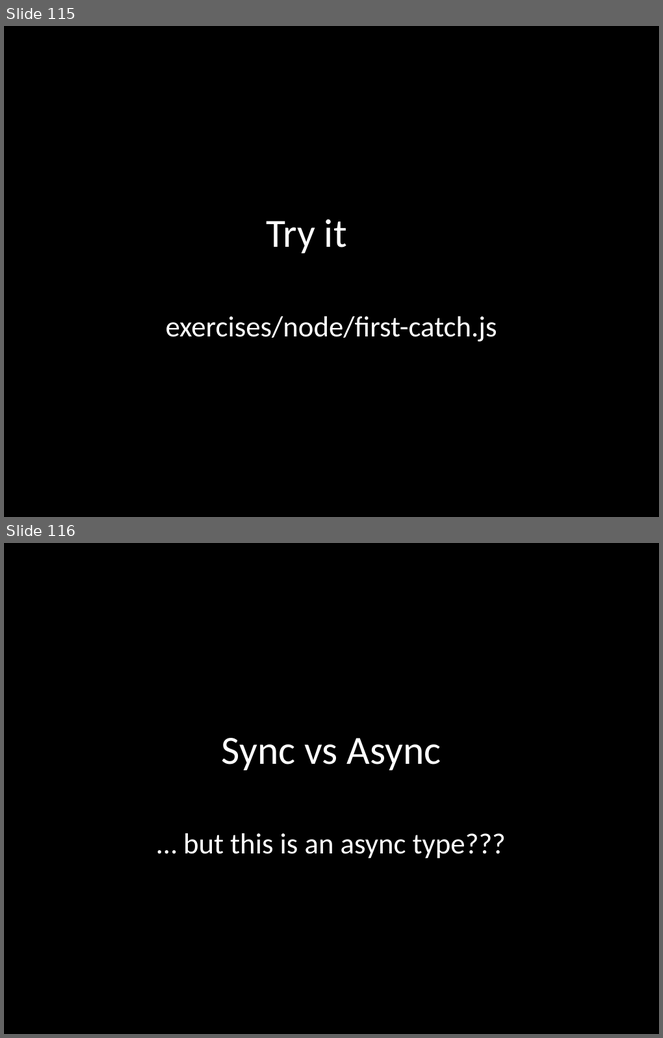
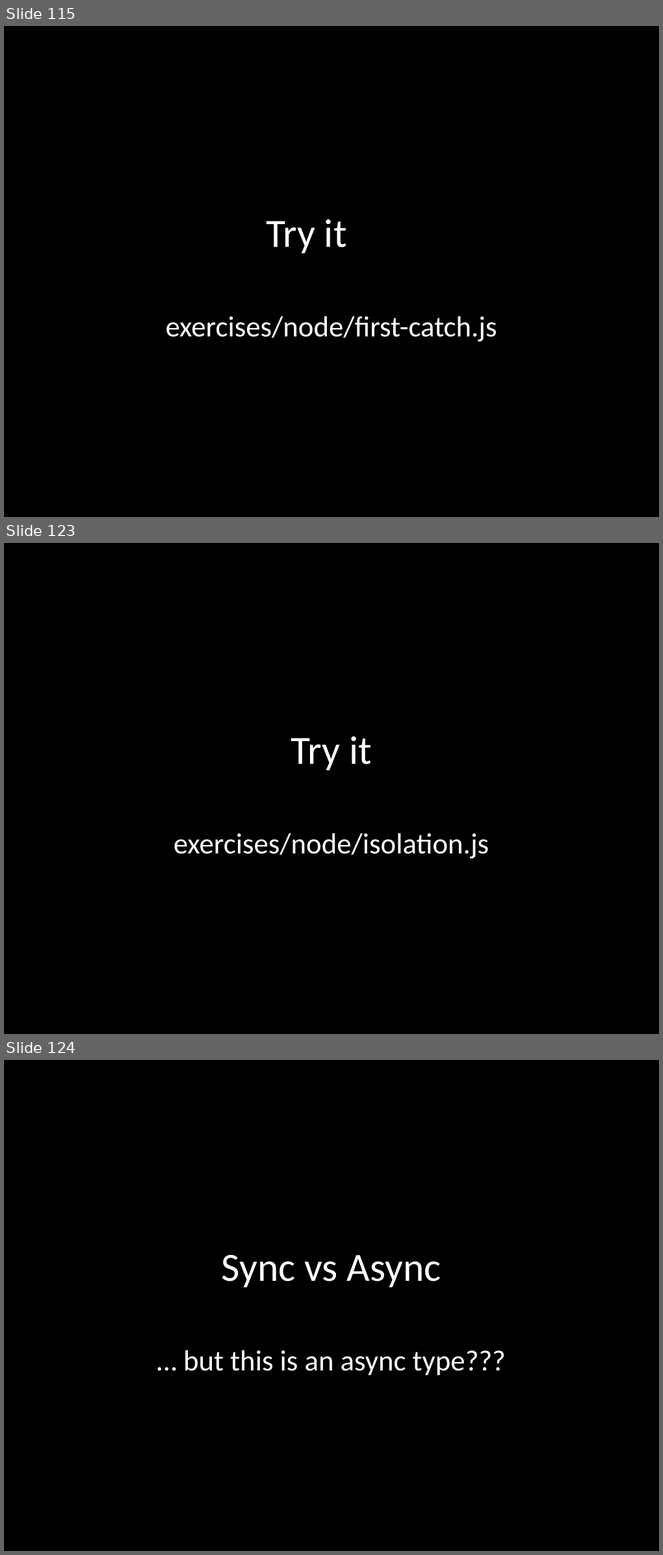
Before and after one commit to benlesh/rxjs-workshop-angular, a slide deck: rxjs-workshop.pptx. Shown one above the other, each under a label of ours: slides 115 and 116 before the commit, slides 115, 123 and 124 after it; the slides between them are not shown. The pictures are 663x1038 and 663x1555 pixels, drawn with LibreOffice and Linux fonts; fonts in the diff are those of the drawing. Boxes give left, top, right and bottom in pixels: in the first picture for what was removed or moved away, otherwise in the second. Text is boxed around its words. In the diff, an @@ line names an element or a change of style, - is before the commit and + after.

Commit message:
add isolation exercise

```diff
--- a/rxjs-workshop.pptx
+++ b/rxjs-workshop.pptx
@@ slide 123 added at (x1=4, y1=543, x2=659, y2=1034), background #000000 @@
@@ title added at (x1=291, y1=736, x2=372, y2=771), 44 pt, text #FFFFFF @@
+Try it
@@ subtitle added at (x1=174, y1=834, x2=489, y2=859), 32 pt, text #FFFFFF @@
+exercises/node/isolation.js
@@ what was slide 116 is now slide 124 @@
```
Also in this commit, not shown: 2 slides changed, 7 other slides added, 8 other files.
